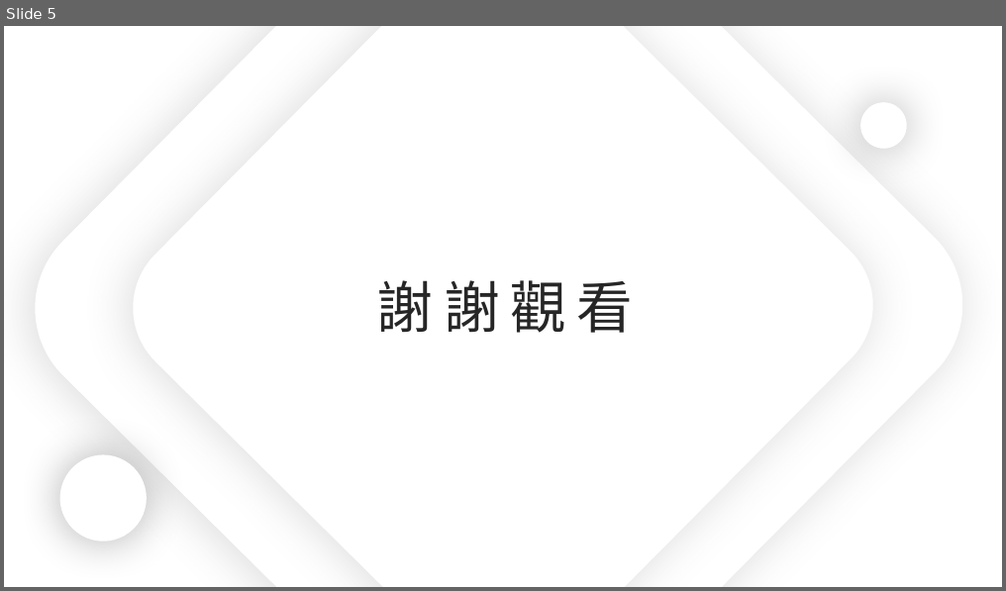
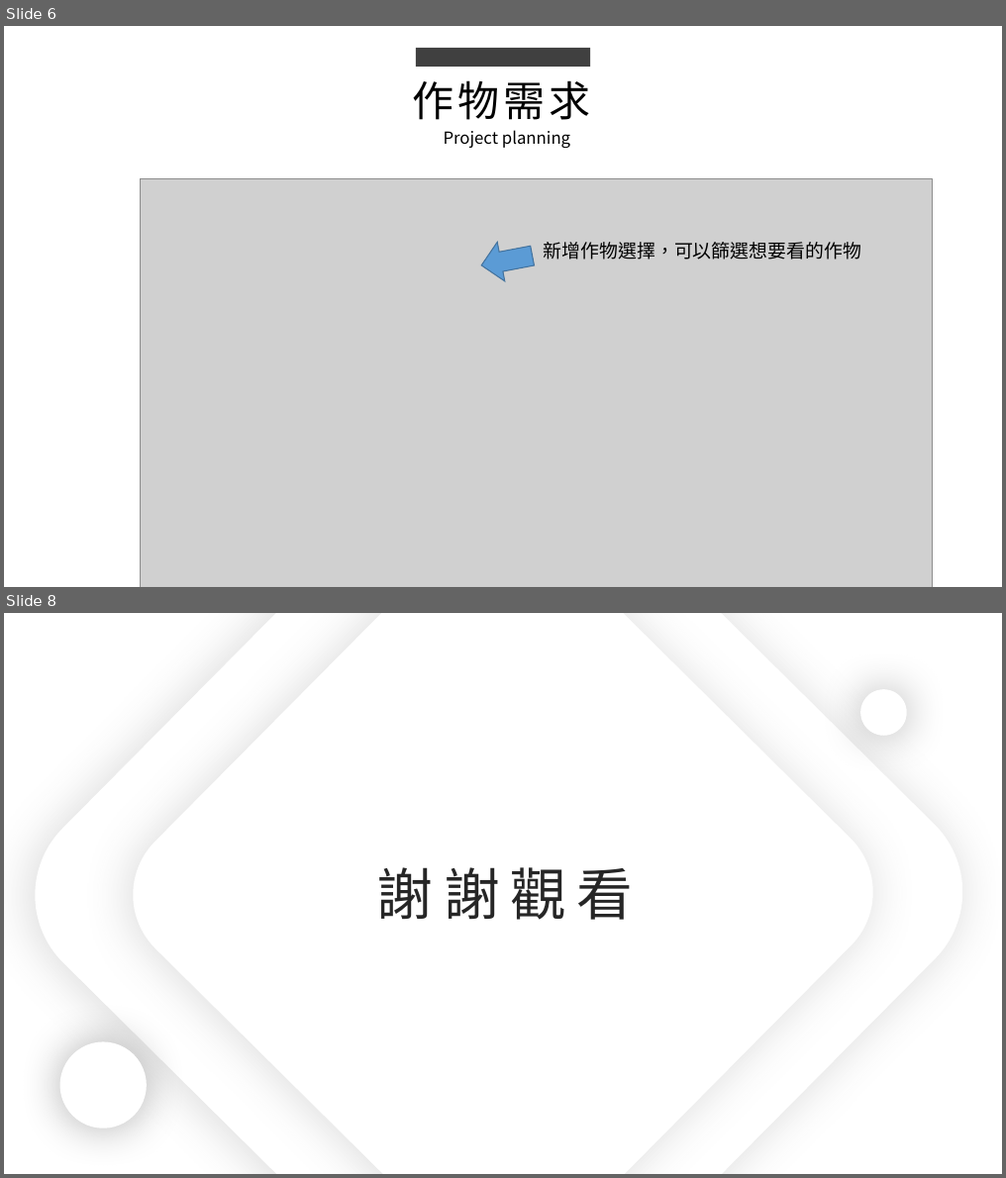
Before and after one commit to king637324/KnowledgeGreenhouseSystem, a slide deck: 工作日報_葉柏漢/2021.07.19(晚上加班)&2021.07.20工作日報_葉柏漢.pptx. Shown one above the other, each under a label of ours: slide 5 before the commit, slides 6 and 8 after it; the slides between them are not shown. The pictures are 1006x591 and 1006x1178 pixels, drawn with LibreOffice and Linux fonts; fonts in the diff are those of the drawing; grey boxes stand for pictures. Boxes give left, top, right and bottom in pixels: in the first picture for what was removed or moved away, otherwise in the second. Text is boxed around its words. In the diff, an @@ line names an element or a change of style, - is before the commit and + after.

```diff
--- a/工作日報_葉柏漢/2021.07.19(晚上加班)&2021.07.20工作日報_葉柏漢.pptx
+++ b/工作日報_葉柏漢/2021.07.19(晚上加班)&2021.07.20工作日報_葉柏漢.pptx
@@ slide 6 added at [4,26,1002,587], background #FFFFFF @@
@@ rectangle added at [416,48,590,67], fill #404040 @@
@@ text added at [412,80,590,120], 40 pt, text #000000 @@
+作物需求
@@ text added at [444,130,570,148], 16 pt, text #000000 @@
+Project planning
@@ picture added at [141,178,933,587] @@
@@ right arrow added at [477,236,536,285], fill #5B9BD5, outline #43739E 1 pt @@
@@ text added at [544,242,861,260], 18 pt, text #000000 @@
+新增作物選擇，可以篩選想要看的作物
@@ what was slide 5 is now slide 8 @@
```
Also in this commit, not shown: 3 slides changed, 2 other slides added, 3 other files.
